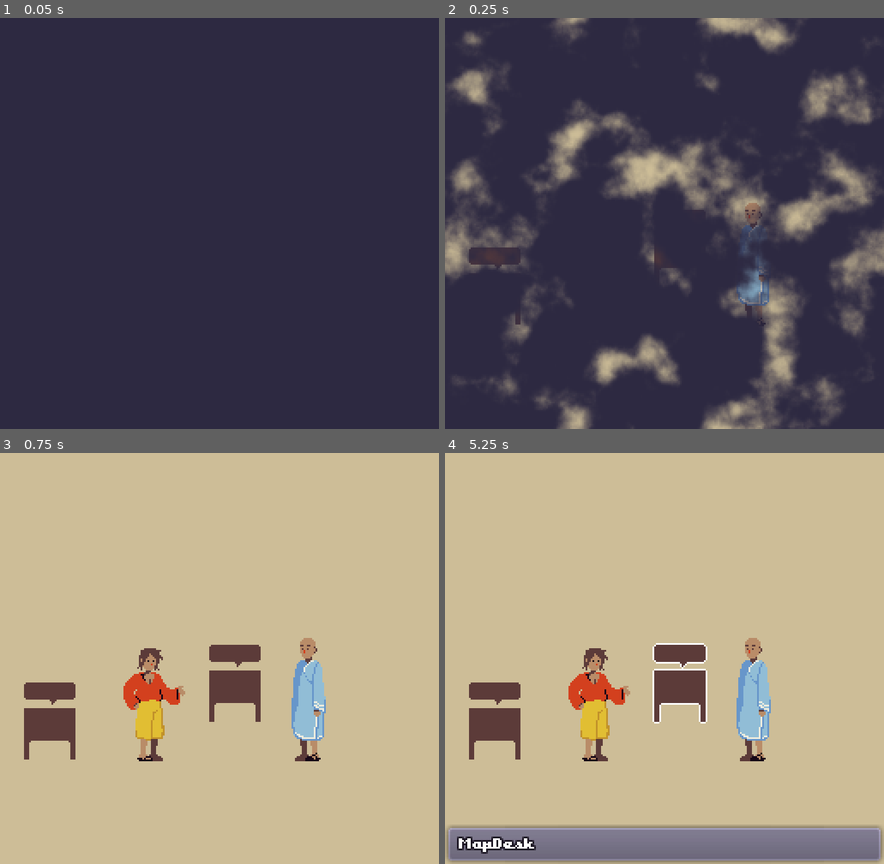
Above: before the commit, frames 1-4 (two rows, left to right).
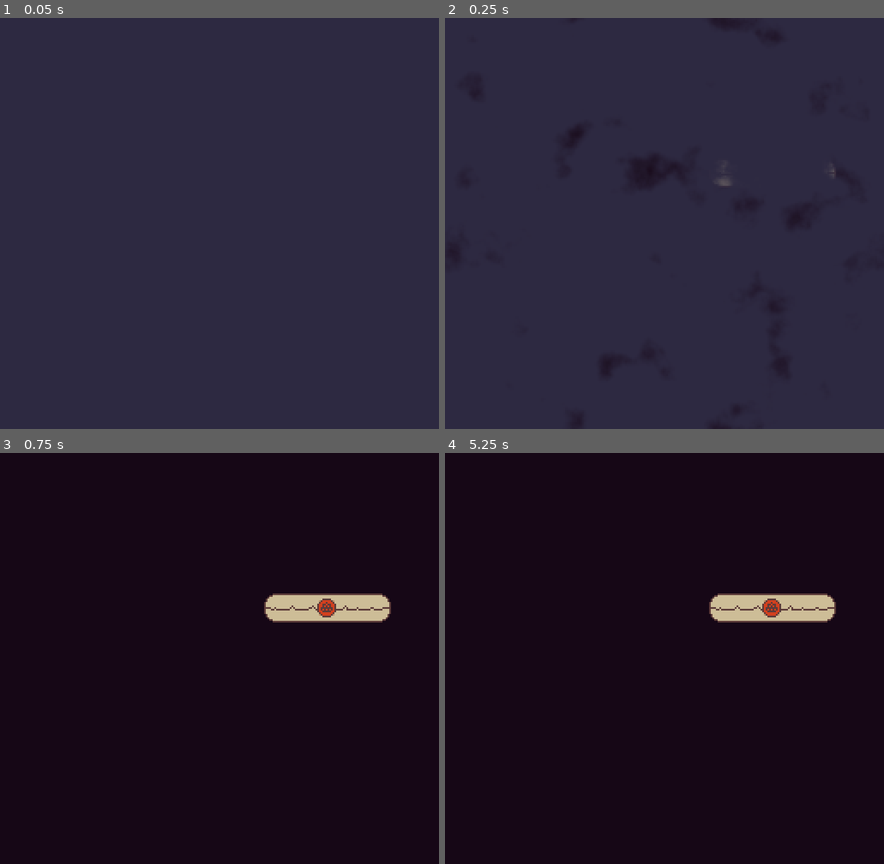
Above: after the commit, the same moments.

Repository: xphere/a-little-bird-told-me
Game: Godot game, scene res://src/scenes/game/game.tscn
Two runs of this game, one before a commit and one after it. Both use one fixed random seed, a clock stepped at 60 frames per second and the inputs below. This scene is started directly instead of the project's main scene.
Inputs (mouse positions are in pixels of both pictures, inside the frame that each line leads up to):
- Up to frame 1 (0.05 s): no input
- Up to frame 2 (0.25 s): no input
- Up to frame 3 (0.75 s): tap Enter (ui_accept) at 0.5 s; move the mouse to (316, 637) at 0.52 s; click (316, 637) at 0.67 s
- Up to frame 4 (5.25 s): tap Enter (ui_accept) at 0.77, 1.25, 1.52, 2, 2.75, 3.02, 3.5, 3.77, 4.25, 4.52 s; move the mouse to (576, 679) at 1.27 s; click (576, 679) at 1.42 s; move the mouse to (708, 568) at 2.02 s; click (708, 568) at 2.17 s; move the mouse to (642, 740) at 2.77 s; click (642, 740) at 2.92 s; move the mouse to (796, 720) at 3.52 s; click (796, 720) at 3.67 s; move the mouse to (532, 596) at 4.27 s; click (532, 596) at 4.42 s; move the mouse to (686, 658) at 5.02 s; click (686, 658) at 5.17 s

Frame 1 is identical in both runs. In frame 2, 24% of the frame differs, in the area x 0-100%, y 0-100%; in frame 3, 98%; in frame 4, 98%.

Commit message:
+game: first attempt to script story

Diff:
--- a/src/objects/letters/letter.gd
+++ b/src/objects/letters/letter.gd
@@ -1,7 +1,12 @@
 extends Selectable
 
-export var letter_name : String
-export(String, MULTILINE) var letter_content : String
+signal received()
+signal opened()
+signal closed()
+
+
+var letter_name : String
+var letter_content : String
 
 
 func get_name_when_selected() -> String:
--- /dev/null
+++ b/src/resources/letter.gd
@@ -0,0 +1,4 @@
+extends Node
+
+export var letter_name : String
+export(String, MULTILINE) var letter_contents : String
--- a/src/scenes/game/game.gd
+++ b/src/scenes/game/game.gd
@@ -1,16 +1,52 @@
 extends Control
+
+
+signal context_changed(key, value)
+
 
 var _context := {}
 var _current_state : CanvasItem
 var _states_stack := []
 
 
-func _ready() -> void:
-	to_state("Tower")
+func has_stacked_state() -> bool:
+	return not _states_stack.empty()
+
+
+func register_letter(letter: Node) -> Node:
+	return letter
+
+
+func move_letter_to_mail_desk(node: Node) -> Node:
+	var letter_scene := preload("res://src/objects/letters/letter.tscn") as PackedScene
+	var letter := letter_scene.instance() as Node2D
+	letter.letter_name = node.letter_name
+	letter.letter_content = node.letter_contents
+	letter.global_position = Vector2(rand_range(40, 256 - 40), rand_range(15, 240 - 15))
+	$MailDesk.add_child(letter)
+	return letter
 
 
 func context(name: String):
 	return _context[name] if _context.has(name) else null
+
+
+func consume_context(name: String):
+	var result = context(name)
+	_context.erase(name)
+
+	return result
+
+
+func to_next_story(story: Node) -> void:
+	var index := 1 + story.get_index()
+	var parent := story.get_parent()
+	if parent.get_child_count() > index:
+		trigger_story(parent.get_child(index))
+
+
+func trigger_story(story: Node) -> void:
+	story.trigger()
 
 
 func push_state(name: String, context: Dictionary = {}) -> void:
--- a/src/scenes/game/game.tscn
+++ b/src/scenes/game/game.tscn
@@ -1,13 +1,14 @@
-[gd_scene load_steps=9 format=2]
+[gd_scene load_steps=10 format=2]
 
 [ext_resource path="res://assets/themes/game.theme.tres" type="Theme" id=1]
 [ext_resource path="res://src/ui/dialog-box/dialog-box.tscn" type="PackedScene" id=2]
 [ext_resource path="res://src/screens/tower/tower.tscn" type="PackedScene" id=3]
 [ext_resource path="res://src/screens/mail-desk/mail-desk.tscn" type="PackedScene" id=4]
-[ext_resource path="res://src/objects/letters/letter.tscn" type="PackedScene" id=5]
 [ext_resource path="res://src/screens/letter/letter.tscn" type="PackedScene" id=6]
 [ext_resource path="res://src/scenes/game/cursor.gd" type="Script" id=7]
 [ext_resource path="res://src/scenes/game/game.gd" type="Script" id=8]
+[ext_resource path="res://src/story/start.gd" type="Script" id=9]
+[ext_resource path="res://src/resources/letter.gd" type="Script" id=10]
 
 [node name="Game" type="Control"]
 anchor_right = 1.0
@@ -21,10 +22,24 @@
 [node name="MailDesk" parent="." instance=ExtResource( 4 )]
 visible = false
 
-[node name="Letter#1" parent="MailDesk" instance=ExtResource( 5 )]
-position = Vector2( 99, 125 )
+[node name="Letter" parent="." instance=ExtResource( 6 )]
+visible = false
+
+[node name="DialogBox" parent="." instance=ExtResource( 2 )]
+visible = false
+
+[node name="Cursor" type="Node2D" parent="."]
+script = ExtResource( 7 )
+
+[node name="Story" type="Node" parent="."]
+
+[node name="Start" type="Node" parent="Story"]
+script = ExtResource( 9 )
+
+[node name="letter#1" type="Node" parent="Story/Start"]
+script = ExtResource( 10 )
 letter_name = "Welcome letter from Their Majesties"
-letter_content = "Congratulations!
+letter_contents = "Congratulations!
 
 Their Majesties are pleased to announce that you'll be honored with the grade of Kingdom's Maester Bird Caretaker.
 
@@ -35,22 +50,13 @@
 
 B.A.R."
 
-[node name="Letter#2" parent="MailDesk" instance=ExtResource( 5 )]
-position = Vector2( 176, 46 )
+[node name="letter#2" type="Node" parent="Story/Start"]
+script = ExtResource( 10 )
 letter_name = "Fight at the Along the Way Inn"
-letter_content = "A group of men started a brawl last night at the Along the Way Inn, near the border with the Kingdom of Southil.
+letter_contents = "A group of men started a brawl last night at the Along the Way Inn, near the border with the Kingdom of Southil.
 
 They were chanting songs mocking Their Majesties and when the inn-keeper asked them to stop, they started to fight everyone.
 
 Witnesses' opinions vary between internal rebellion or Southil infiltrators."
 
-[node name="Letter" parent="." instance=ExtResource( 6 )]
-visible = false
-
-[node name="DialogBox" parent="." instance=ExtResource( 2 )]
-visible = false
-
-[node name="Cursor" type="Node2D" parent="."]
-script = ExtResource( 7 )
-
 [connection signal="entered" from="Cursor" to="." method="_on_Cursor_entered"]
--- a/src/screens/letter/letter.gd
+++ b/src/screens/letter/letter.gd
@@ -1,13 +1,20 @@
 extends Control
+
+const Letter := preload("res://src/objects/letters/letter.gd")
+
+var letter : Letter
 
 
 func on_enter() -> void:
-	var contents : String = owner.context("letter.contents")
-	$"%MessageBox".set_contents(contents)
+	$Back.visible = owner.has_stacked_state()
+	letter = owner.consume_context("#letter")
+	$"%MessageBox".set_contents(letter.letter_content)
+	letter.emit_signal("opened")
 	show()
 
 
 func on_leave() -> void:
+	letter.emit_signal("closed")
 	hide()
 
 
--- a/src/screens/letter/letter.tscn
+++ b/src/screens/letter/letter.tscn
@@ -4,9 +4,10 @@
 [ext_resource path="res://src/screens/letter/letter.gd" type="Script" id=2]
 [ext_resource path="res://src/objects/back/back.tscn" type="PackedScene" id=3]
 
-[node name="Letter" type="Control"]
+[node name="Letter" type="ColorRect"]
 anchor_right = 1.0
 anchor_bottom = 1.0
+color = Color( 0, 0, 0, 0.196078 )
 script = ExtResource( 2 )
 
 [node name="Back" parent="." instance=ExtResource( 3 )]
--- a/src/screens/mail-desk/mail-desk.gd
+++ b/src/screens/mail-desk/mail-desk.gd
@@ -2,6 +2,7 @@
 
 
 func on_enter() -> void:
+	$Back.visible = owner.has_stacked_state()
 	show()
 
 
@@ -13,7 +14,7 @@
 	var Letter := preload("res://src/objects/letters/letter.gd")
 
 	if node is Letter:
-		owner.push_state("Letter", { "letter.contents": node.letter_content })
+		owner.push_state("Letter", { "#letter": node })
 
 
 func _on_Back_pressed() -> void:
--- a/src/screens/mail-desk/mail-desk.tscn
+++ b/src/screens/mail-desk/mail-desk.tscn
@@ -1,8 +1,7 @@
-[gd_scene load_steps=4 format=2]
+[gd_scene load_steps=3 format=2]
 
 [ext_resource path="res://src/screens/mail-desk/mail-desk.gd" type="Script" id=1]
 [ext_resource path="res://src/objects/back/back.tscn" type="PackedScene" id=2]
-[ext_resource path="res://src/objects/button/button.gd" type="Script" id=3]
 
 [node name="MailDesk" type="ColorRect"]
 anchor_right = 1.0
@@ -13,6 +12,5 @@
 
 [node name="Back" parent="." instance=ExtResource( 2 )]
 position = Vector2( 16, 16 )
-script = ExtResource( 3 )
 
 [connection signal="pressed" from="Back" to="." method="_on_Back_pressed"]
--- a/src/screens/tower/mail-desk.gd
+++ b/src/screens/tower/mail-desk.gd
@@ -2,4 +2,4 @@
 
 
 func get_name_when_selected() -> String:
-	return name
+	return "Desk"
--- a/src/screens/tower/tower.tscn
+++ b/src/screens/tower/tower.tscn
@@ -22,6 +22,7 @@
 script = ExtResource( 5 )
 
 [node name="MapDesk" parent="." instance=ExtResource( 1 )]
+visible = false
 position = Vector2( 137, 134 )
 script = ExtResource( 6 )
 
--- /dev/null
+++ b/src/story/start.gd
@@ -0,0 +1,12 @@
+extends Node
+
+
+func _ready() -> void:
+	var letter = owner.register_letter($"letter#1")
+	var letter_at_desk : Node = owner.move_letter_to_mail_desk(letter)
+	letter_at_desk.connect("closed", self, "_on_letter_closed", [], CONNECT_DEFERRED | CONNECT_ONESHOT)
+	owner.to_state("MailDesk")
+
+
+func _on_letter_closed() -> void:
+	owner.to_state("Tower")
